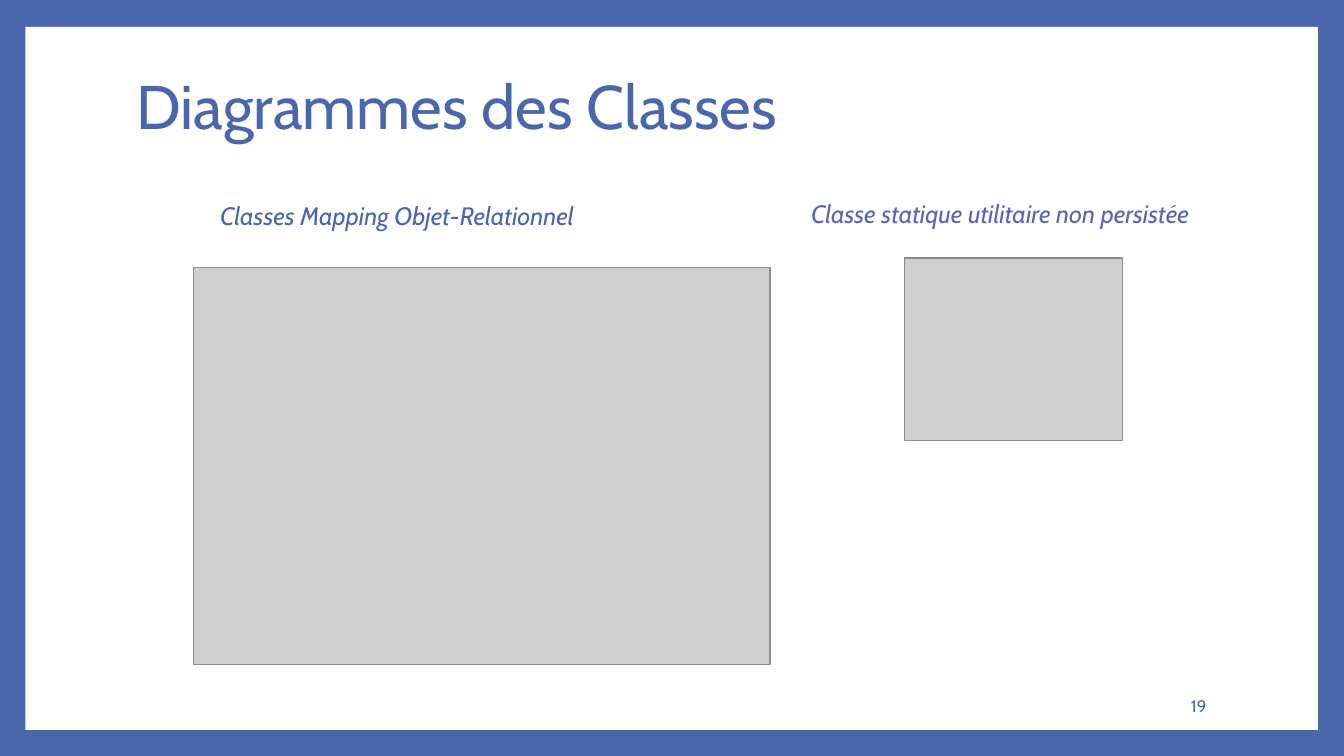
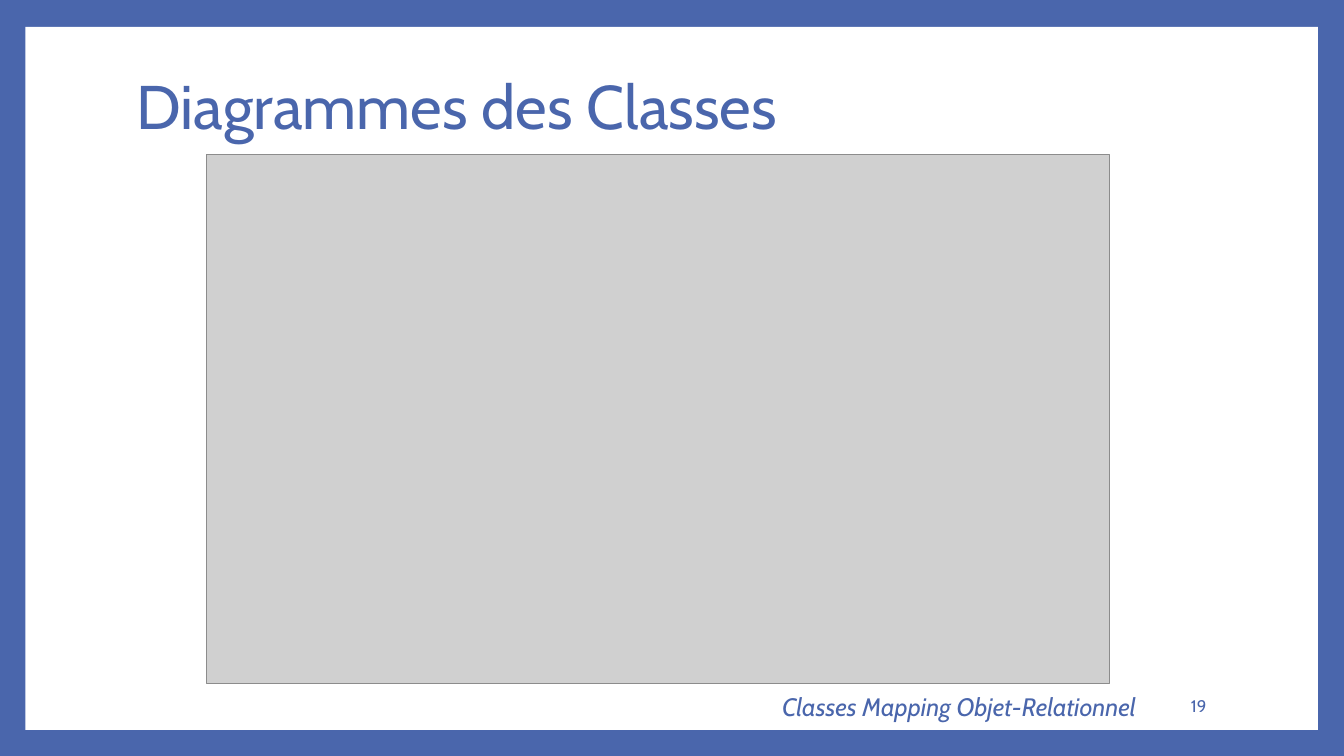
Before and after one commit to bakedpotato191/projet, a slide deck: slide 19 of rapport.PPTX. Drawn at 1344x756 pixels with LibreOffice and Linux fonts; fonts in the diff are those of the drawing; grey boxes stand for pictures. Boxes give left, top, right and bottom in pixels: in the first picture for what was removed or moved away, otherwise in the second. Text is boxed around its words. In the diff, an @@ line names an element or a change of style, - is before the commit and + after.

```diff
--- a/rapport.PPTX
+++ b/rapport.PPTX
@@ picture added at bbox=[207, 155, 1110, 684] @@
@@ text removed at bbox=[811, 204, 1189, 229] @@
-Classe statique utilitaire non persistée
@@ picture removed at bbox=[194, 267, 770, 664] @@
@@ picture removed at bbox=[904, 258, 1122, 441] @@
@@ text "Classes Mapping Objet-Relationnel": place and size @@
-text "Classes Mapping Objet-Relationnel" at bbox=[220, 206, 573, 231]
+text "Classes Mapping Objet-Relationnel" at bbox=[782, 697, 1136, 722]
```
Also in this commit, not shown: 1 other slide changed, 1 other file.
